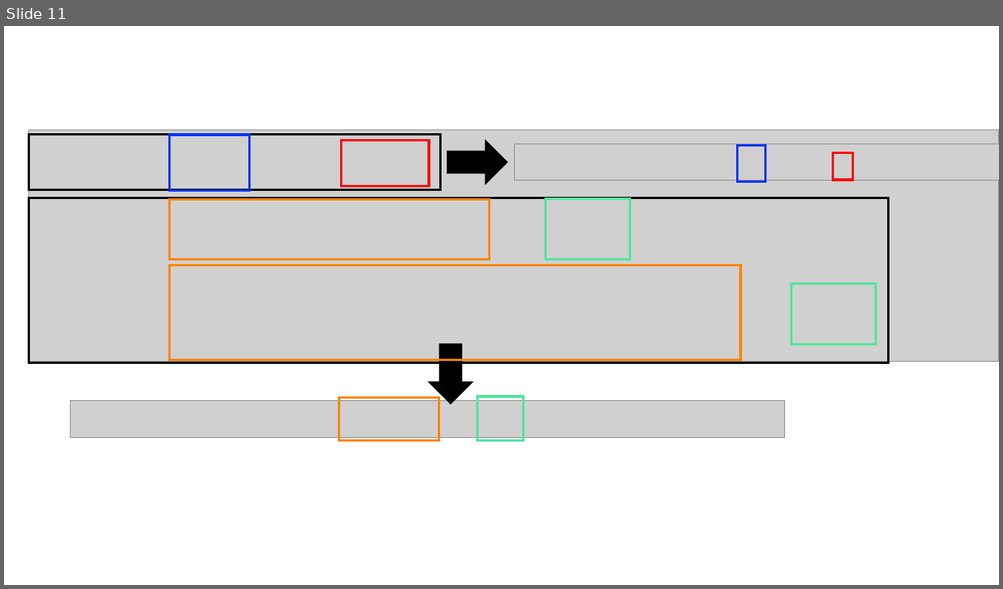
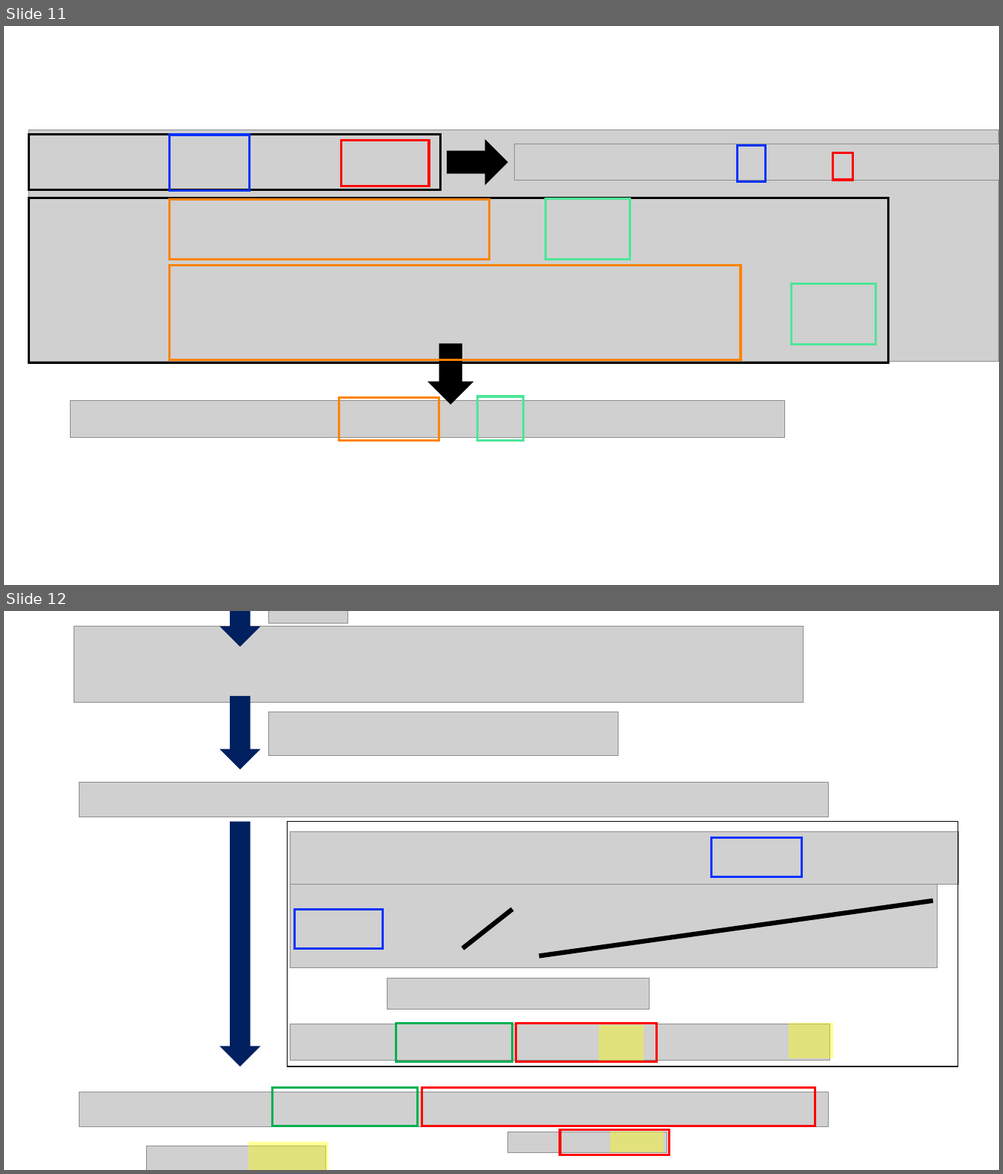
Before and after one commit to LimHyungTae/LimHyungTae.github.io, a slide deck: img/preintegration/preintegration_v2.pptx. Shown one above the other, each under a label of ours: slide 11 before the commit, slides 11 and 12 after it. The pictures are 1003x589 and 1003x1174 pixels, drawn with LibreOffice and Linux fonts; fonts in the diff are those of the drawing; grey boxes stand for pictures; background and template pictures are left out. Boxes give left, top, right and bottom in pixels: in the first picture for what was removed or moved away, otherwise in the second. Text is boxed around its words. In the diff, an @@ line names an element or a change of style, - is before the commit and + after.

```diff
--- a/img/preintegration/preintegration_v2.pptx
+++ b/img/preintegration/preintegration_v2.pptx
@@ slide 12 added at box(4, 611, 999, 1170), background #FFFFFF @@
@@ picture added at box(74, 626, 803, 702) @@
@@ down arrow added at box(219, 611, 261, 646), fill #002060 @@
@@ picture added at box(269, 611, 348, 624) @@
@@ down arrow added at box(219, 696, 261, 769), fill #002060 @@
@@ picture added at box(269, 712, 619, 756) @@
@@ picture added at box(79, 783, 828, 817) @@
@@ down arrow added at box(219, 821, 261, 1067), fill #002060 @@
@@ rectangle added at box(287, 821, 959, 1067), outline #000000 1 pt @@
@@ picture added at box(290, 832, 959, 885) @@
@@ rectangle added at box(711, 838, 802, 877), outline #0432FF 2.25 pt @@
@@ picture added at box(290, 885, 937, 968) @@
@@ rectangle added at box(294, 909, 382, 949), outline #0432FF 2.25 pt @@
@@ line added from (463, 949) to (512, 909), #000000 4.5 pt @@
@@ line added from (539, 957) to (933, 901), #000000 4.5 pt @@
@@ picture added at box(387, 979, 649, 1010) @@
@@ picture added at box(290, 1025, 830, 1061) @@
@@ rectangle added at box(395, 1024, 512, 1062), outline #00B050 2.25 pt @@
@@ rectangle added at box(516, 1024, 657, 1062), outline #FF0000 2.25 pt @@
@@ rectangle added at box(599, 1026, 643, 1062), fill #FFFF00 at 40% opacity @@
@@ rectangle added at box(788, 1023, 833, 1059), fill #FFFF00 at 40% opacity @@
@@ picture added at box(79, 1092, 828, 1128) @@
@@ rectangle added at box(273, 1088, 418, 1127), outline #00B050 2.25 pt @@
@@ rectangle added at box(422, 1088, 816, 1127), outline #FF0000 2.25 pt @@
@@ rectangle added at box(248, 1142, 328, 1170), fill #FFFF00 at 40% opacity @@
@@ picture added at box(508, 1133, 667, 1153) @@
@@ rectangle added at box(560, 1130, 669, 1156), outline #FF0000 2.25 pt @@
@@ rectangle added at box(610, 1132, 663, 1153), fill #FFFF00 at 40% opacity @@
@@ picture added at box(147, 1146, 325, 1170) @@
```
Also in this commit, not shown: 1 slide changed, 1 slide removed, 8 other files.
